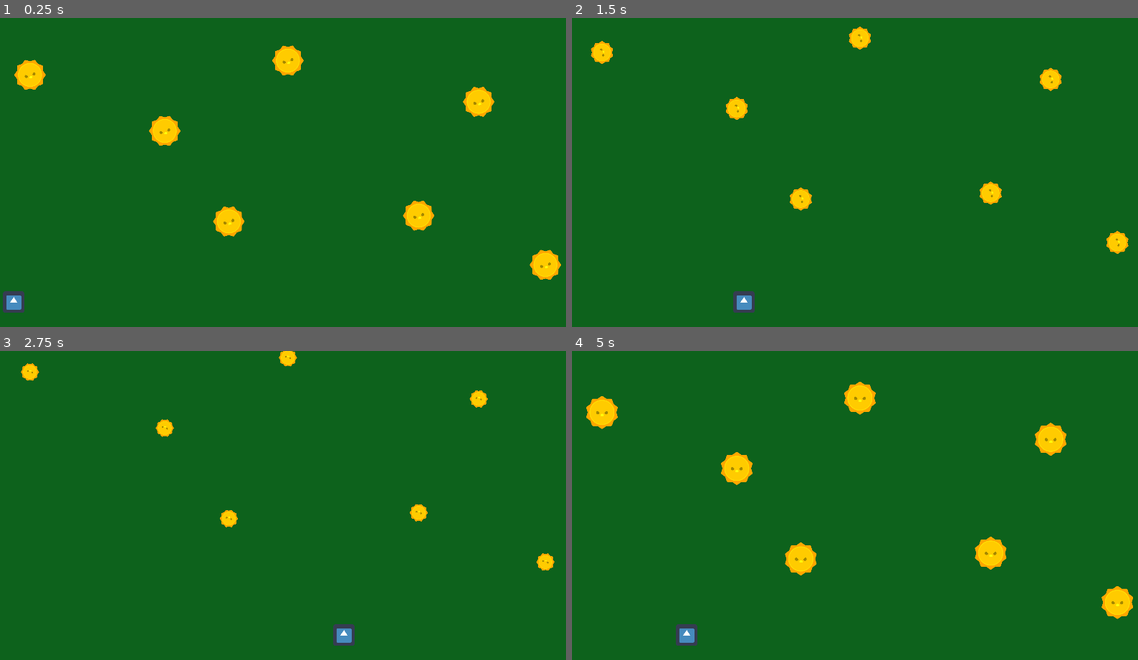
Above: before the commit, frames 1-4 (two rows, left to right).
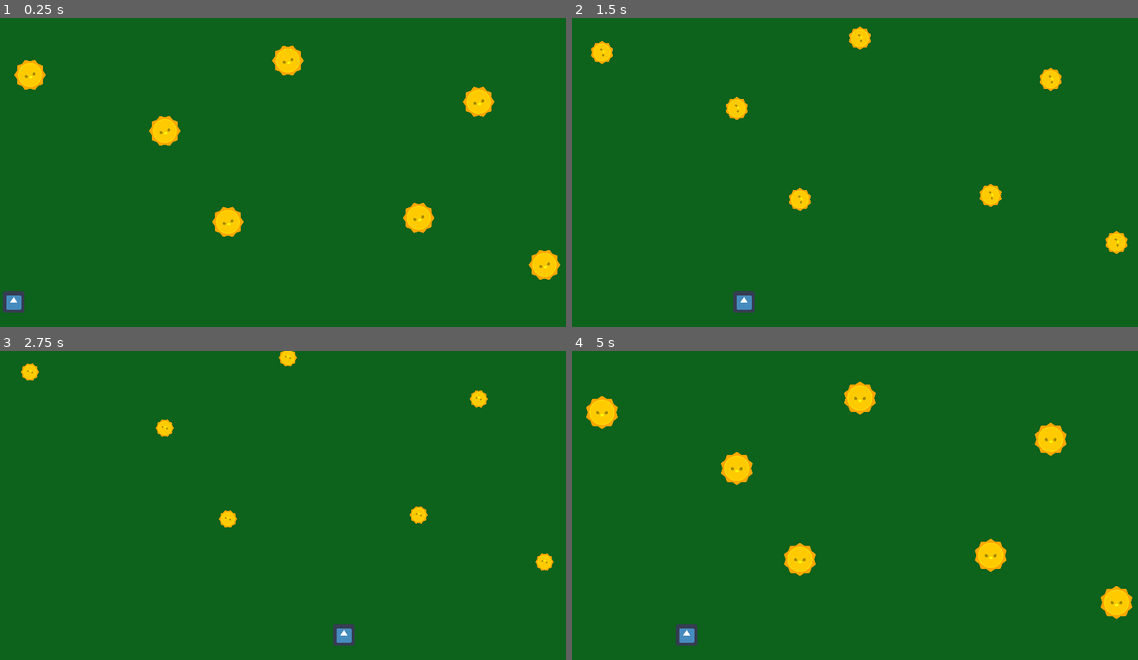
Above: after the commit, the same moments.

Repository: Szczocik/Pollinations_bee
Game: Godot game, scene res://World.tscn
Two runs of this game, one before a commit and one after it. Both use one fixed random seed, a clock stepped at 60 frames per second and the inputs below. The engine's default icon, where the game draws it, is replaced by a stand-in: a white triangle on a blue panel in a dark square.
Inputs (mouse positions are in pixels of both pictures, inside the frame that each line leads up to):
- Up to frame 1 (0.25 s): no input
- Up to frame 2 (1.5 s): move the mouse to (985, 163) at 0.52 s; move the mouse to (741, 194) at 1.27 s
- Up to frame 3 (2.75 s): move the mouse to (345, 440) at 2.02 s
- Up to frame 4 (5 s): move the mouse to (832, 576) at 2.77 s; move the mouse to (1030, 561) at 3.52 s; move the mouse to (685, 465) at 4.27 s

The runs differ from the first frame. In frame 1, 0.3% of the frame differs, in the area x 37-100%, y 59-85%; in frame 2, 0.2%; in frame 3, 0.2%; in frame 4, 0.4%, in the area x 37-100%, y 60-87%.

Commit message:
signal Strips

Diff:
--- a/Player.gd
+++ b/Player.gd
@@ -3,6 +3,7 @@
 
 export (int) var speed = 200
 
+var strip = []
 
 func _physics_process(delta):
 	process_mouse()
--- a/World.gd
+++ b/World.gd
@@ -17,16 +17,13 @@
 func _on_MusicReset_timeout():
 	MusicController.reset_volume()
 	get_tree().call_group("flower", "light_off")
-	get_tree().call_group("flower", "start_move")
+	# get_tree().call_group("flower", "start_move")
 
 
-
-
-func _on_Strip_area_entered(area):
-	if area:
-		print("flower")
+func _on_Strip_area_entered(area): return area.position
+func _on_Strip2_area_entered(area): return area.position
 
 
 func _on_Strip_body_entered(body):
-	if body:
-		print("player")
+	print(body.position)
+	return body.position
--- a/World.tscn
+++ b/World.tscn
@@ -11,7 +11,7 @@
 extents = Vector2( 17, 402 )
 
 [sub_resource type="RectangleShape2D" id=3]
-extents = Vector2( 69.75, 373.5 )
+extents = Vector2( 67.375, 352.625 )
 
 [node name="World" type="Node2D"]
 script = ExtResource( 5 )
@@ -56,7 +56,7 @@
 collision_layer = 2
 
 [node name="CollisionShape2D" type="CollisionShape2D" parent="Stripes/Strip"]
-position = Vector2( 72, 367 )
+position = Vector2( 71.625, 360 )
 shape = SubResource( 3 )
 
 [node name="Flouer" parent="Stripes/Strip" instance=ExtResource( 2 )]
@@ -75,7 +75,7 @@
 collision_layer = 2
 
 [node name="CollisionShape2D" type="CollisionShape2D" parent="Stripes/Strip3"]
-position = Vector2( 358, 354 )
+position = Vector2( 357, 360 )
 shape = SubResource( 3 )
 
 [node name="Flouer" parent="Stripes/Strip3" instance=ExtResource( 2 )]
@@ -87,11 +87,11 @@
 collision_layer = 2
 
 [node name="CollisionShape2D" type="CollisionShape2D" parent="Stripes/Strip4"]
-position = Vector2( 501, 357 )
+position = Vector2( 498, 361 )
 shape = SubResource( 3 )
 
 [node name="Flouer" parent="Stripes/Strip4" instance=ExtResource( 2 )]
-position = Vector2( 511, 464 )
+position = Vector2( 509, 465 )
 collision_layer = 4
 collision_mask = 0
 
@@ -99,7 +99,7 @@
 collision_layer = 2
 
 [node name="CollisionShape2D" type="CollisionShape2D" parent="Stripes/Strip5"]
-position = Vector2( 644, 358 )
+position = Vector2( 641, 362 )
 shape = SubResource( 3 )
 
 [node name="Flouer" parent="Stripes/Strip5" instance=ExtResource( 2 )]
@@ -111,18 +111,18 @@
 collision_layer = 2
 
 [node name="CollisionShape2D" type="CollisionShape2D" parent="Stripes/Strip6"]
-position = Vector2( 787, 363 )
+position = Vector2( 784, 359 )
 shape = SubResource( 3 )
 
 [node name="Strip7" type="Area2D" parent="Stripes"]
 collision_layer = 2
 
 [node name="CollisionShape2D" type="CollisionShape2D" parent="Stripes/Strip7"]
-position = Vector2( 930, 355 )
+position = Vector2( 926, 361 )
 shape = SubResource( 3 )
 
 [node name="Flouer" parent="Stripes/Strip7" instance=ExtResource( 2 )]
-position = Vector2( 935, 451 )
+position = Vector2( 935, 456 )
 collision_layer = 4
 collision_mask = 0
 
@@ -131,7 +131,7 @@
 collision_layer = 2
 
 [node name="CollisionShape2D" type="CollisionShape2D" parent="Stripes/Strip8"]
-position = Vector2( 1073, 363 )
+position = Vector2( 1067, 364 )
 shape = SubResource( 3 )
 
 [node name="Flouer" parent="Stripes/Strip8" instance=ExtResource( 2 )]
@@ -144,11 +144,11 @@
 collision_layer = 2
 
 [node name="CollisionShape2D" type="CollisionShape2D" parent="Stripes/Strip9"]
-position = Vector2( 1210, 340 )
+position = Vector2( 1200, 339 )
 shape = SubResource( 3 )
 
 [node name="Flouer" parent="Stripes/Strip9" instance=ExtResource( 2 )]
-position = Vector2( 1210, 540 )
+position = Vector2( 1208, 540 )
 collision_layer = 4
 collision_mask = 0
 
@@ -164,5 +164,6 @@
 
 [connection signal="area_entered" from="Stripes/Strip" to="." method="_on_Strip_area_entered"]
 [connection signal="body_entered" from="Stripes/Strip" to="." method="_on_Strip_body_entered"]
+[connection signal="area_entered" from="Stripes/Strip2" to="." method="_on_Strip2_area_entered"]
 [connection signal="timeout" from="MusicTimer" to="." method="_on_MusicTimer_timeout"]
 [connection signal="timeout" from="MusicReset" to="." method="_on_MusicReset_timeout"]
